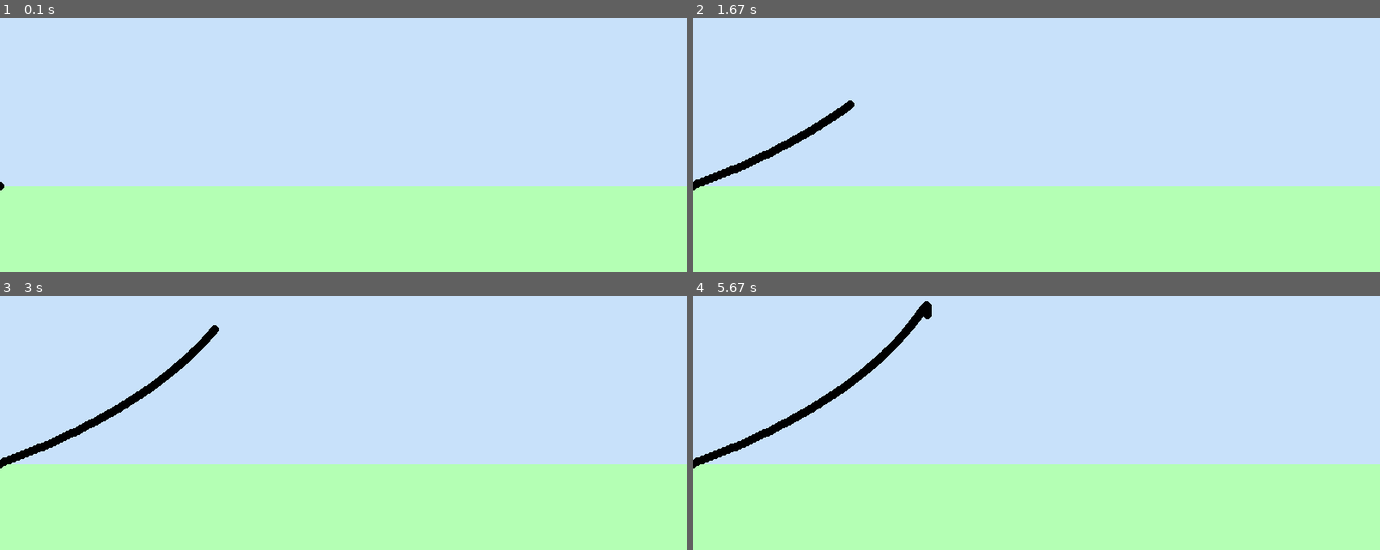
Above: before the commit, frames 1-4 (two rows, left to right).
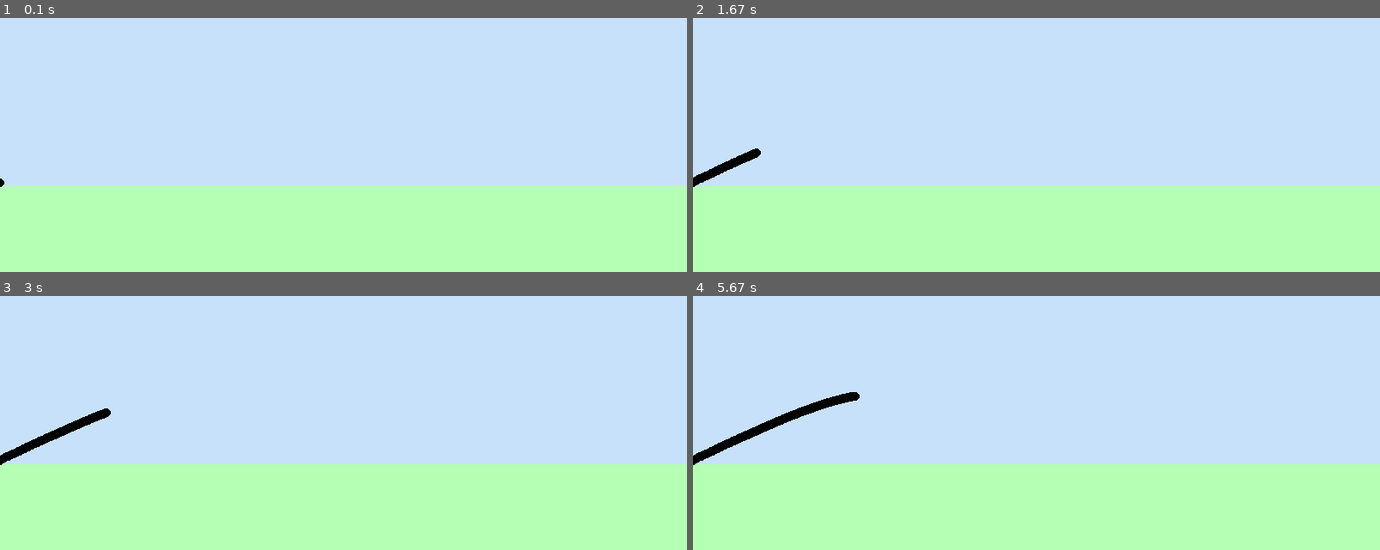
Above: after the commit, the same moments.

Repository: Dark-Cyan/Computational-Physics
Game: pygame game, started from Unit 2/projectiles/main.py
Same seed, same stepped clock (60 frames per second), same inputs: the game is played once before the commit and once after it.
Inputs:
- Up to frame 1 (0.1 s): no input
- Up to frame 2 (1.67 s): tap Space at 0.33 s
- Up to frame 3 (3 s): no input
- Up to frame 4 (5.67 s): no input

The runs differ from the first frame. In frame 1, less than 0.1% of the frame differs, in the area x 0-1%, y 63-68%; in frame 2, 0.9%; in frame 3, 1.3%; in frame 4, 1.6%, in the area x 0-35%, y 2-68%.

Commit message:
Working for Challenge #1

Diff:
--- a/Unit 2/projectiles/graphics.py
+++ b/Unit 2/projectiles/graphics.py
@@ -4,7 +4,7 @@
 import physics as phys
 
 
-scale=5 #how many pixels are in a meter
+scale=0.3 #how many pixels are in a meter
 
 def setup(w,h):
 
--- a/Unit 2/projectiles/physics.py
+++ b/Unit 2/projectiles/physics.py
@@ -5,23 +5,32 @@
 #environmentals
 
 g=Vec(0,-9.8,0) #gracity N/kg
-p=1.2 #air density
+p=0.97 #air density
 s = 4 * 10 ** -3
 dt=0.001
 t=0
 
 maxHeight = 0
 
+#ball parameters
+
+mass = 4.2
+radius = 0.125
+
+#pumpkin chunkin
+
+barrelLength = 30.48
+
 #launch parameters
 
-speed = 60
-angle = 20
-height = 0
-spin = -40
+speed = 330
+angle = 25.58
+height = barrelLength * math.sin(math.radians(angle)) #Pumpkin Chunkin
+spin = 0
 
-baseball=Ball(0.5,0.08,Vec(0,height,0),speed,angle,spin)
+baseball=Ball(mass,radius,Vec(0,height,0),speed,angle,spin)
 
-wind = Vec(-12,0,0)
+wind = Vec(-12,1,0)
 
 run = True
 go = False
--- a/Unit 2/projectiles/stuff.py
+++ b/Unit 2/projectiles/stuff.py
@@ -8,7 +8,7 @@
         self.m=mass
         self.r=radius
         self.A=math.pi*radius**2
-        self.C=0.5
+        self.C=0.3
         self.pos=initial_pos
         self.vec = Vec(math.cos(math.radians(angle_deg))*speed,math.sin(math.radians(angle_deg))*speed,0)
         self.w = Vec(0,0,-spin) #only works for 2D rn
